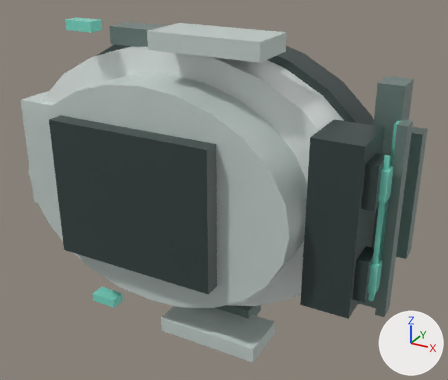
Before and after pictures for a commit that changed the glTF model assets/models/robots/ro1/chassis.glb.
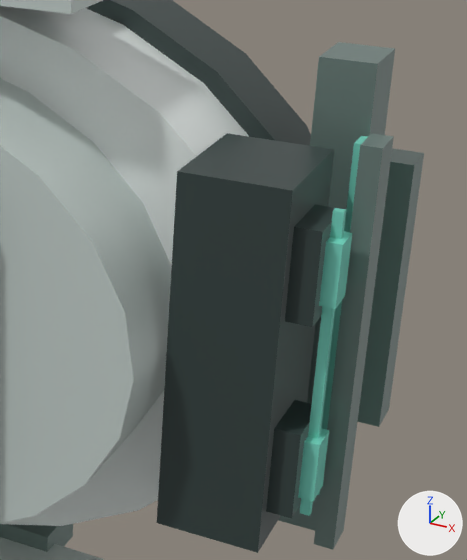
The first picture shows the older version from a 50 mm lens placed at (0.599, -0.978, 0.455), pointed at (0.08, -0.034, -0.017). The close-ups show the older and then the newer version on the part from 50% to 100% of the width and 15% to 85% of the height of that picture. Only the edits that show in the close-ups are written down. The axes (+X, +Y, +Z) are drawn at lower right. The lights are the same throughout. Vertices at exactly the same position are counted once.

The older version as bpy lines, for what is in view:
```python
me_front_bumper = bpy.data.meshes.new('front_bumper')
me_front_bumper.from_pydata(...)  # a box spanning x -0.023..0.023, y -0.027..0.027, z -0.21..0.21
me_front_bumper.materials.append(mat_ro1_slate)  # grey #738681
me_shoulder_left = bpy.data.meshes.new('shoulder_left')
me_shoulder_left.from_pydata(...)  # a box spanning x -0.1..0.1, y -0.047..0.047, z -0.015..0.015
me_shoulder_left.materials.append(mat_ro1_shell)  # light grey #cbd7d3
me_upper_hull = bpy.data.meshes.new('upper_hull')
me_upper_hull.from_pydata(...)  # a 24-sided cylinder along y spanning x -0.275..0.275, y -0.052..0.052, z -0.205..0.205
me_upper_hull.materials.append(mat_ro1_shell)  # light grey #cbd7d3
ob_front_bumper = bpy.data.objects.new('front_bumper', me_front_bumper)
ob_front_bumper.location = (0.362, 0.035, 0.0)
ob_shoulder_left = bpy.data.objects.new('shoulder_left', me_shoulder_left)
ob_shoulder_left.location = (0.105, -0.105, 0.274)
ob_upper_hull = bpy.data.objects.new('upper_hull', me_upper_hull)
ob_upper_hull.location = (0.0, -0.125, 0.0)
# also in view: 'eye_right' at (0.391, -0.094, -0.082); 'front_accent' at (0.389, -0.01, 0.0); 'eye_left' at (0.391, -0.094, 0.082); 'ro1_front_skid' at (0.404, -0.055, 0.0); 'shoulder_right' at (0.105, -0.105, -0.274)
```
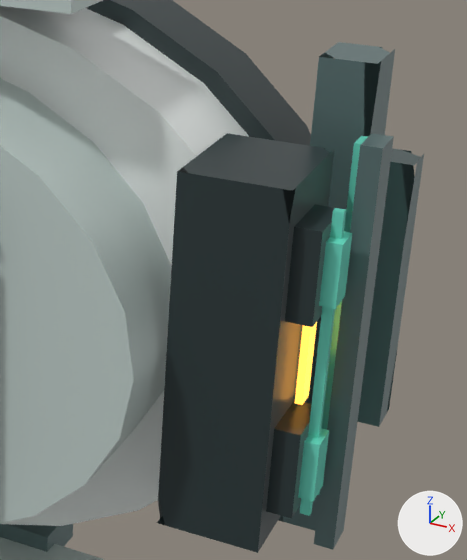
Patch to the scene script:
```diff
--- a/assets/models/robots/ro1/chassis.glb.py
+++ b/assets/models/robots/ro1/chassis.glb.py
@@ me_front_bumper @@
 # used by ob_front_bumper; location = (0.362, 0.035, 0.0)
-me_front_bumper.from_pydata(...)  # 8 vertices, 12 faces; spans x -0.023..0.023, y -0.027..0.027, z -0.21..0.21
+me_front_bumper.from_pydata(...)  # 32 vertices, 24 faces; spans x -0.023..0.023, y -0.027..0.027, z -0.21..0.21
+# me_front_bumper part 1
+# 12 faces are deleted
+# 24 vertices are added at x -0.023..0.023, y -0.027..0.027, z -0.21..0.21
+# 24 new faces join them
 me_front_bumper.materials.append(mat_ro1_slate)
@@ me_cube_011 @@
+me_cube_011.from_pydata(...)  # a box spanning x -0.003..0.003, y -0.009..0.009, z -0.041..0.041
+me_cube_011.materials.append(mat_ro1_amber)  # orange #fdd176, glowing orange #ffae41
@@ ob_ro1_front_badge @@
+ob_ro1_front_badge = bpy.data.objects.new('ro1_front_badge', me_cube_011)
+ob_ro1_front_badge.location = (0.374, -0.072, 0.0)
```

Changed parts and their boxes (x1, y1, x2, y2) in the close-ups (467 x 560 px):
'ro1_front_badge', added: after (295, 322, 317, 405)
part 1 of me_front_bumper, cut back: (278, 47, 395, 522) in both
